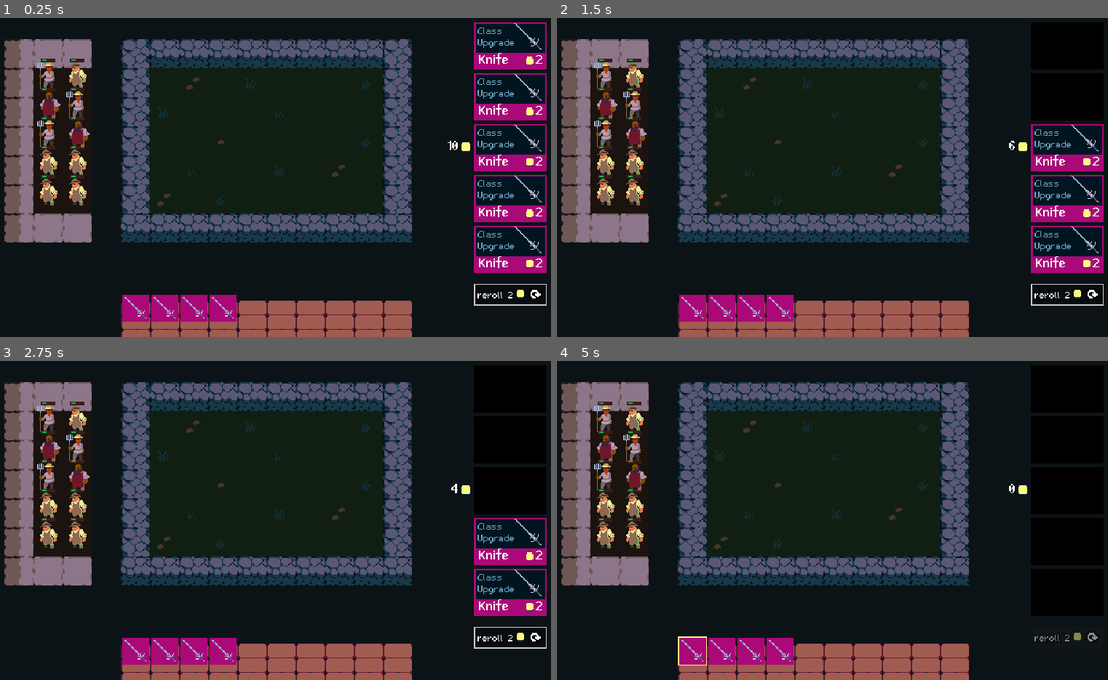
Above: before the commit, frames 1-4 (two rows, left to right).
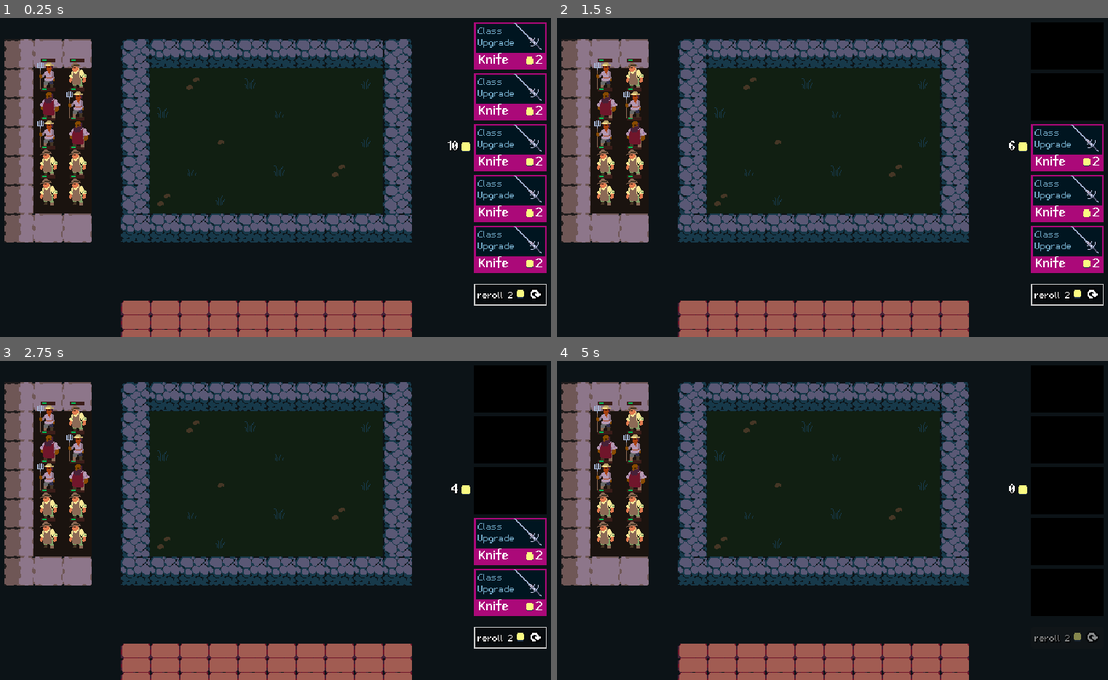
Above: after the commit, the same moments.

Repository: gustavofukunaga/tcc
Game: Godot game, scene res://Scenes/Arena/arena.tscn
Same seed, same stepped clock (60 frames per second), same inputs: the game is played once before the commit and once after it.
Inputs (mouse positions are in pixels of both pictures, inside the frame that each line leads up to):
- Up to frame 1 (0.25 s): no input
- Up to frame 2 (1.5 s): click (1069, 46) at 0.5 s; click (1069, 97) at 1.25 s
- Up to frame 3 (2.75 s): click (512, 488) at 2 s
- Up to frame 4 (5 s): click (1069, 539) at 2.75 s; click (1069, 590) at 3.5 s; tap Enter at 4.25 s; drag from (606, 475) to (694, 651) at 4.27 s

The runs differ from the first frame. In frame 1, 1.6% of the frame differs, in the area x 22-43%, y 86-96%; in frame 2, 1.6%; in frame 3, 1.6%; in frame 4, 1.7%, in the area x 21-43%, y 86-96%.

Commit message:
create item spawner

Diff:
--- /dev/null
+++ b/Components/item_spawner.gd
@@ -0,0 +1,39 @@
+class_name ItemSpawner
+extends Node
+
+signal item_spawned(item: Item)
+
+const ITEM = preload("res://scenes/item/item.tscn")
+
+@export var item_bench: PlayArea
+
+
+
+func _get_first_available_area() -> PlayArea:
+	if not item_bench.unit_grid.is_grid_full():
+		return item_bench
+
+	return null
+
+
+func spawn_item(item: ItemStats) -> void:
+	var area := _get_first_available_area()
+	# TODO in the future, throw a popup error message here!
+	assert(area, "No available space to add item to!")
+
+	var new_item := ITEM.instantiate()
+	var tile := area.unit_grid.get_first_empty_tile()
+	area.unit_grid.add_child(new_item)
+	area.unit_grid.add_unit(tile, new_item)
+	new_item.global_position = area.get_global_from_tile(tile) - Arena.HALF_CELL_SIZE
+	new_item.stats = item
+	item_spawned.emit(new_item)
+
+
+#func _ready() -> void:
+	#var knife := preload("res://Data/Items/knife.tres")
+	#var tween := create_tween()
+	#
+	#for i in 8:
+		#tween.tween_callback(spawn_item.bind(knife))
+		#tween.tween_interval(0.5)
--- /dev/null
+++ b/Data/Items/hammer.tres
@@ -0,0 +1,11 @@
+[gd_resource type="Resource" script_class="ItemStats" load_steps=2 format=3 uid="uid://c4uvwindpxl1i"]
+
+[ext_resource type="Script" uid="uid://cwm0usltptrtm" path="res://Data/Items/item_stats.gd" id="1_bj1b6"]
+
+[resource]
+script = ExtResource("1_bj1b6")
+name = "Hammer"
+rarity = 0
+gold_cost = 3
+skin_coordinates = Vector2i(4, 4)
+metadata/_custom_type_script = "uid://cwm0usltptrtm"
--- a/Scenes/Arena/arena.gd
+++ b/Scenes/Arena/arena.gd
@@ -4,3 +4,11 @@
 const CELL_SIZE := Vector2(32, 32)
 const HALF_CELL_SIZE := Vector2(16, 16)
 const QUARTER_CELL_SIZE := Vector2(8, 8)
+
+@onready var item_mover: ItemMover = $ItemMover
+@onready var item_spawner: ItemSpawner = $ItemSpawner
+@onready var valid_tiles_highlighter: ValidTilesHighlighter = $UnitGroup/ValidTilesHighlighter
+
+func _ready() -> void:
+	item_spawner.item_spawned.connect(item_mover.setup_item)
+	item_spawner.item_spawned.connect(valid_tiles_highlighter.setup_item)
--- a/Scenes/Arena/arena.tscn
+++ b/Scenes/Arena/arena.tscn
@@ -10,9 +10,9 @@
 [ext_resource type="Resource" uid="uid://xc2wwbeifw3u" path="res://Data/Units/frod.tres" id="8_0ibrr"]
 [ext_resource type="Script" uid="uid://bphpuyrtltmeu" path="res://Components/unit_mover.gd" id="8_fsjwy"]
 [ext_resource type="Resource" uid="uid://cu4dgk3miuwt5" path="res://Data/Units/bram.tres" id="8_vgwd8"]
-[ext_resource type="PackedScene" uid="uid://bu0p362yp4ive" path="res://Scenes/Item/item.tscn" id="9_pa1tb"]
 [ext_resource type="PackedScene" uid="uid://bsuv6scjti73j" path="res://Scenes/Shop/shop.tscn" id="11_xt8pn"]
 [ext_resource type="Script" uid="uid://cin6la2gclbur" path="res://Components/item_mover.gd" id="12_nmnh2"]
+[ext_resource type="Script" uid="uid://cqjp40bq6soqc" path="res://Components/item_spawner.gd" id="14_vgng5"]
 
 [node name="Arena" type="Node2D"]
 script = ExtResource("1_6o3nl")
@@ -146,17 +146,6 @@
 [node name="Highlight" type="TileMapLayer" parent="ItemsBench"]
 tile_set = ExtResource("1_b8w6q")
 
-[node name="Item" parent="ItemsBench" instance=ExtResource("9_pa1tb")]
-
-[node name="Item2" parent="ItemsBench" instance=ExtResource("9_pa1tb")]
-position = Vector2(96, 0)
-
-[node name="Item3" parent="ItemsBench" instance=ExtResource("9_pa1tb")]
-position = Vector2(64, 0)
-
-[node name="Item4" parent="ItemsBench" instance=ExtResource("9_pa1tb")]
-position = Vector2(32, 0)
-
 [node name="UnitGroup" type="Node" parent="."]
 
 [node name="GameAreaHighlight" type="TileMapLayer" parent="UnitGroup"]
@@ -195,6 +184,10 @@
 script = ExtResource("12_nmnh2")
 play_areas = [NodePath("../ItemsBench")]
 
+[node name="ItemSpawner" type="Node" parent="." node_paths=PackedStringArray("item_bench")]
+script = ExtResource("14_vgng5")
+item_bench = NodePath("../ItemsBench")
+
 [node name="UI" type="CanvasLayer" parent="."]
 
 [node name="Shop" parent="UI" instance=ExtResource("11_xt8pn")]
--- a/Scenes/Item/item.tscn
+++ b/Scenes/Item/item.tscn
@@ -21,12 +21,6 @@
 [node name="Background" type="Polygon2D" parent="Visuals"]
 position = Vector2(0, -8)
 color = Color(0.0705882, 0.290196, 0.180392, 1)
-polygon = PackedVector2Array(1, 1, 31, 1, 31, 31, 1, 31)
-
-[node name="Background2" type="Polygon2D" parent="Visuals"]
-visible = false
-position = Vector2(0, -8)
-color = Color(0, 0.0823529, 0.12549, 1)
 polygon = PackedVector2Array(3, 3, 29, 3, 29, 29, 3, 29)
 
 [node name="Skin" type="Sprite2D" parent="Visuals"]
Not shown, added: Components/item_spawner.gd.uid
